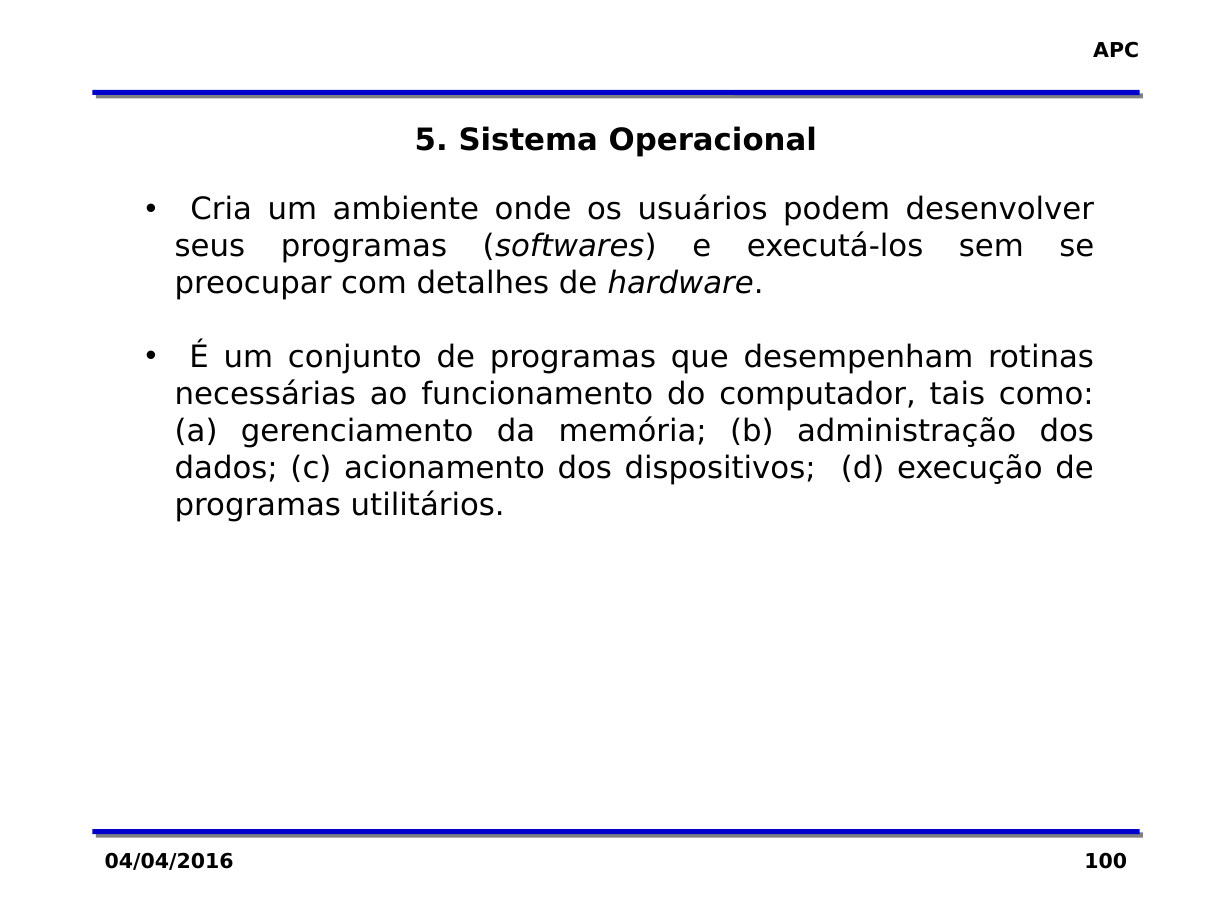
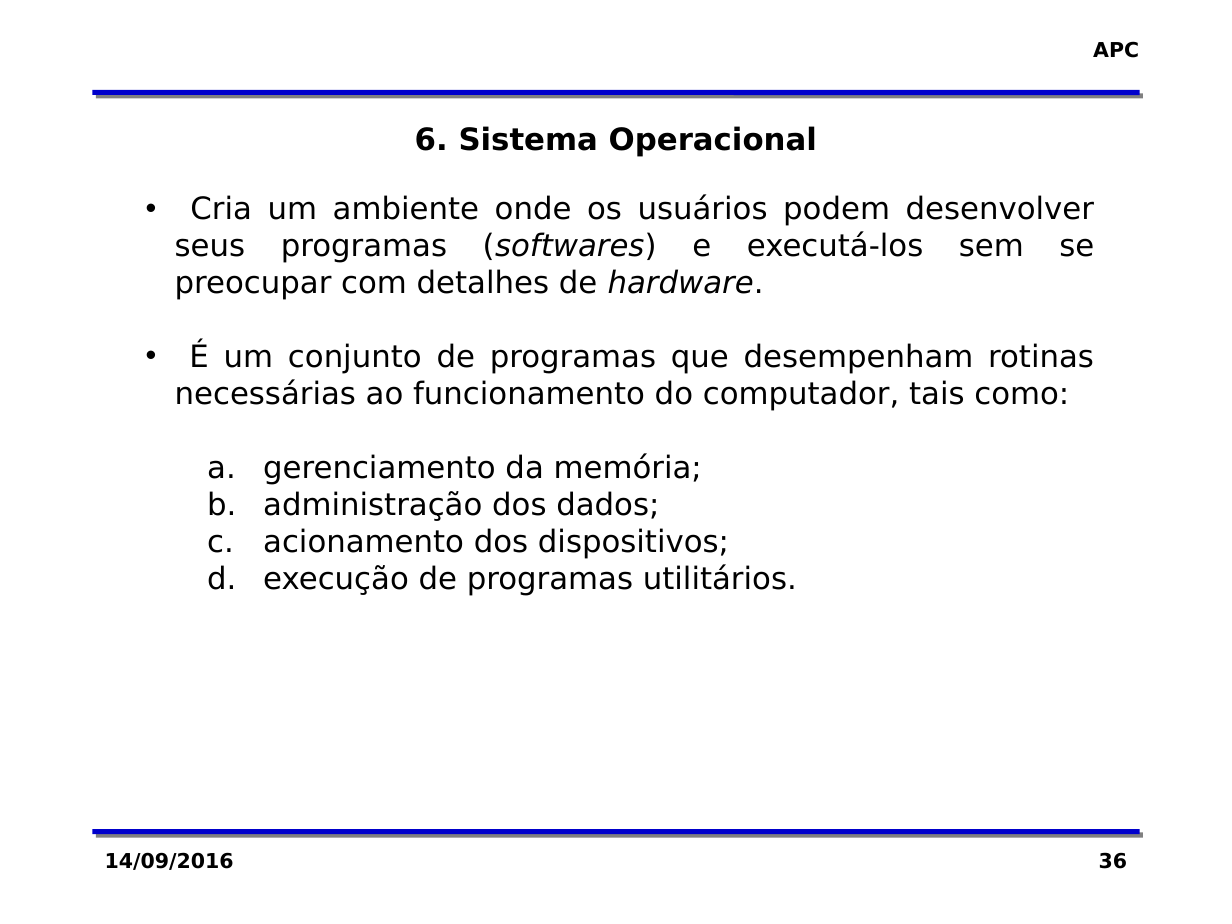
Before and after one commit to zaghetto/Algoritmos, a slide deck: slide 36 of MÓDULOS DE AULA/Módulo 02 - Organização Básica de um Computador.pptx (slide 100 before the commit). Drawn at 1232x924 pixels with LibreOffice and Linux fonts; fonts in the diff are those of the drawing; background and template pictures are left out. Boxes give left, top, right and bottom in pixels: in the first picture for what was removed or moved away, otherwise in the second. Text is boxed around its words. In the diff, an @@ line names an element or a change of style, - is before the commit and + after.

```diff
--- a/MÓDULOS DE AULA/Módulo 02 - Organização Básica de um Computador.pptx
+++ b/MÓDULOS DE AULA/Módulo 02 - Organização Básica de um Computador.pptx
@@ text at [415, 126, 817, 157]: text changed @@
-5. Sistema Operacional
+6. Sistema Operacional
@@ text at [175, 342, 1094, 596]: text changed @@
-• É um conjunto de programas que desempenham rotinas necessárias ao funcionamento do computador, tais como: (a) gerenciamento da memória; (b) administração dos dados; (c) acionamento dos dispositivos; (d) execução de programas utilitários.
+• É um conjunto de programas que desempenham rotinas necessárias ao funcionamento do computador, tais como:
+  a. gerenciamento da memória;
+  b. administração dos dados;
+  c. acionamento dos dispositivos;
+  d. execução de programas utilitários.
@@ text at [105, 852, 234, 870]: text changed @@
-04/04/2016
+14/09/2016
@@ page number at [1099, 852, 1127, 869]: text changed @@
-100
+36
```
Also in this commit, not shown: 38 other slides changed, 68 slides removed, 35 other files.
